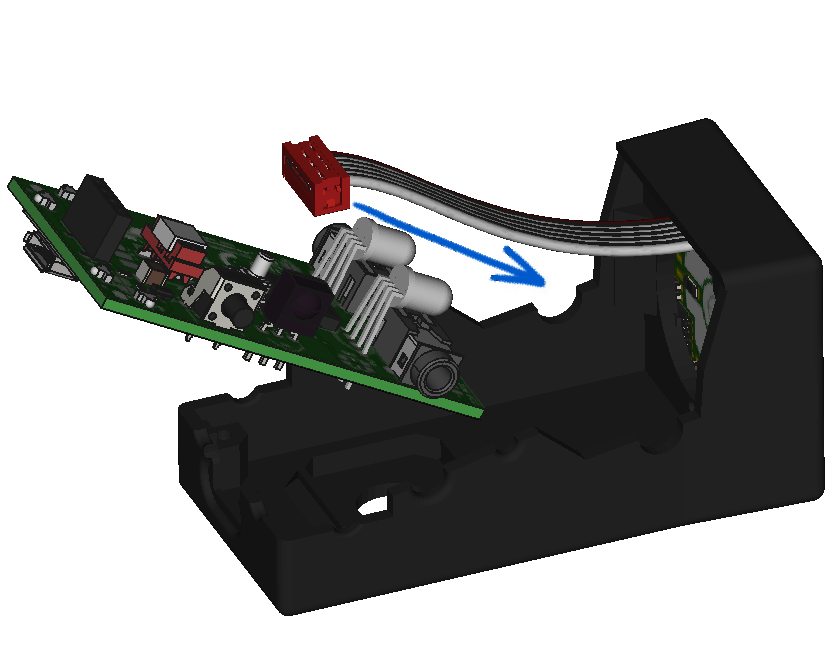
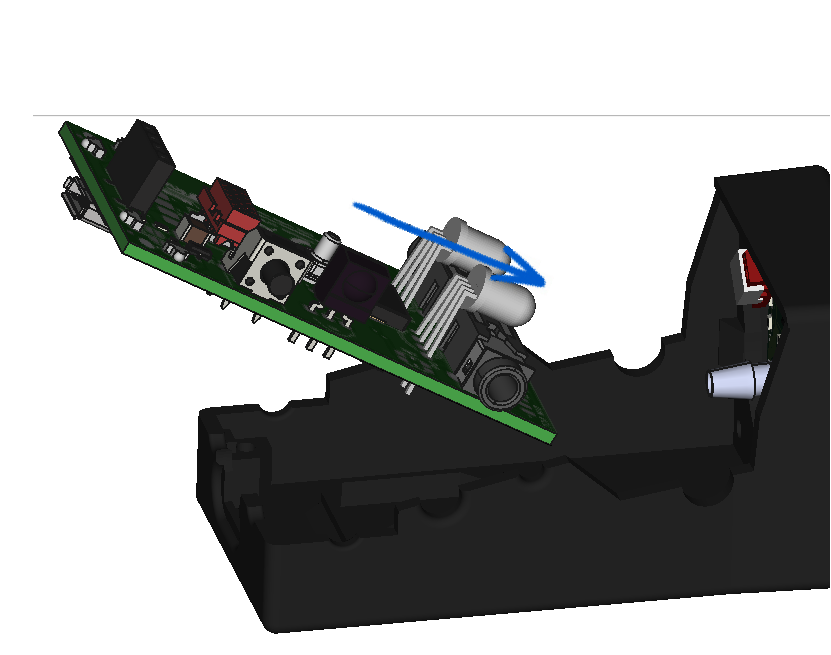
Layers edited between the first and the second 831 × 655 image:
added layer "Pasted Layer #1" above "s10p1.png" over (x1=33, y1=115, x2=830, y2=634)
painted on "s10p1.png" over (x1=7, y1=115, x2=830, y2=634)
